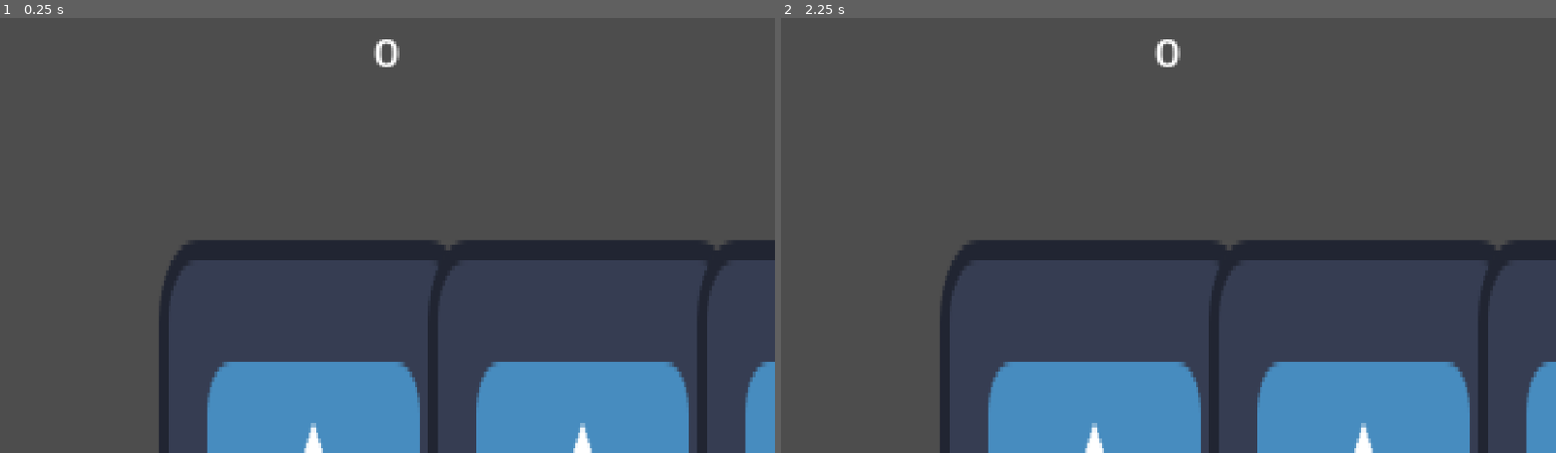
Above: before the commit, frames 1-2 (left to right).
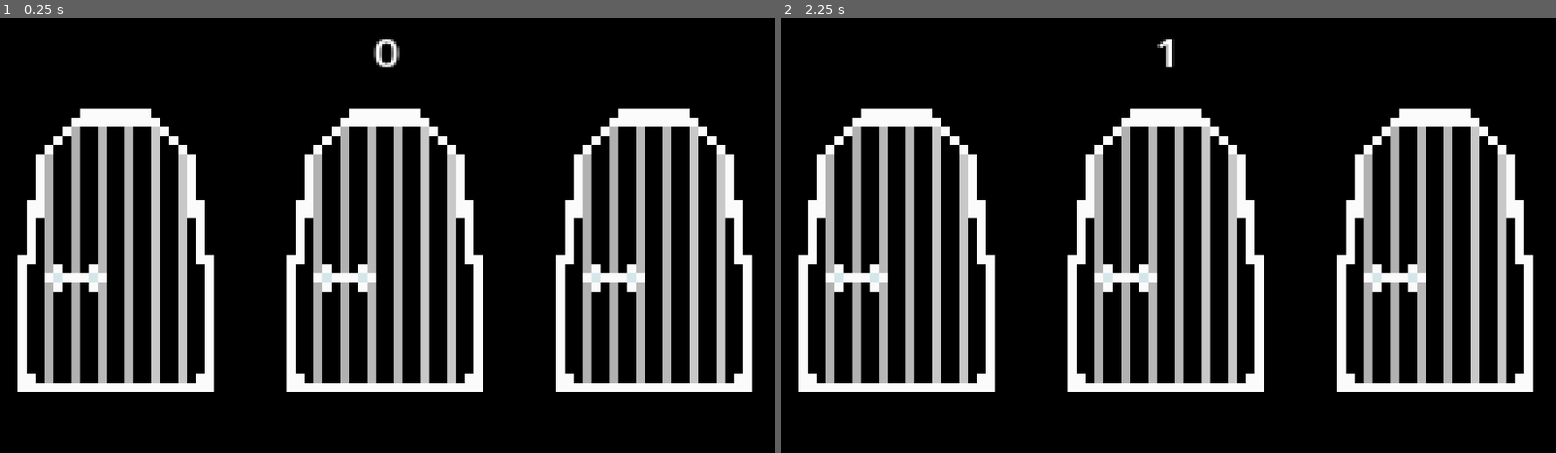
Above: after the commit, the same moments.

Repository: PayWga/Monty-Hall-Roulette
Game: Godot game, scene res://Scenes/MainScene.tscn
The game is run twice, just before and just after one commit, with the same random seed, the same clock (stepped at 60 frames per second) and the same inputs. The engine's default icon, where the game draws it, is replaced by a stand-in: a white triangle on a blue panel in a dark square.
Inputs (mouse positions are in pixels of both pictures, inside the frame that each line leads up to):
- Up to frame 1 (0.25 s): no input
- Up to frame 2 (2.25 s): click (897, 248) at 0.52 s; click (897, 248) at 1.27 s; click (897, 248) at 2.02 s

The runs differ from the first frame. In frame 1, 100% of the frame differs, in the area x 0-100%, y 0-100%; in frame 2, 100%.

Commit message:
Added basic sprites for background and doors

Diff:
--- a/Scenes/MainScene.tscn
+++ b/Scenes/MainScene.tscn
@@ -1,7 +1,8 @@
-[gd_scene load_steps=3 format=3 uid="uid://dqmd3mgl84yc4"]
+[gd_scene load_steps=4 format=3 uid="uid://dqmd3mgl84yc4"]
 
 [ext_resource type="Script" path="res://Scripts/MainSceneController.gd" id="1_oq0ac"]
 [ext_resource type="PackedScene" uid="uid://pq11lw20aiap" path="res://Scenes/Prefabs/DoorsScene.tscn" id="2_x51yn"]
+[ext_resource type="Texture2D" uid="uid://clfywrja6b4lj" path="res://SpritesPng/Background.png" id="3_uwt6r"]
 
 [node name="Node2D" type="Node2D"]
 
@@ -10,6 +11,15 @@
 scale = Vector2(3.39669, 2.45743)
 
 [node name="UI" type="GridContainer" parent="."]
+anchors_preset = 15
+anchor_right = 1.0
+anchor_bottom = 1.0
+offset_left = -3.0
+offset_top = -23.0
+offset_right = -3.0
+offset_bottom = -23.0
+grow_horizontal = 2
+grow_vertical = 2
 script = ExtResource("1_oq0ac")
 
 [node name="DoorsContainer" parent="UI" instance=ExtResource("2_x51yn")]
@@ -25,3 +35,13 @@
 scale = Vector2(4.28543, 3.44752)
 size_flags_horizontal = 4
 text = "0"
+
+[node name="Background" type="TextureRect" parent="."]
+z_index = -1
+custom_minimum_size = Vector2(1500, 1500)
+offset_left = -757.0
+offset_top = -656.0
+offset_right = 743.0
+offset_bottom = 844.0
+mouse_filter = 2
+texture = ExtResource("3_uwt6r")
--- a/Scenes/Prefabs/Ability.tscn
+++ b/Scenes/Prefabs/Ability.tscn
@@ -16,6 +16,7 @@
 
 [node name="AbilityComponent" parent="." instance=ExtResource("1_cuqbw")]
 layout_mode = 1
+mouse_filter = 2
 
 [node name="AbilityTexture" type="TextureButton" parent="."]
 layout_mode = 0
--- a/Scenes/Prefabs/Door.tscn
+++ b/Scenes/Prefabs/Door.tscn
@@ -1,36 +1,39 @@
 [gd_scene load_steps=6 format=3 uid="uid://b4eiypvj6p2xs"]
 
-[ext_resource type="Texture2D" uid="uid://bie2xryfwirhi" path="res://icon.svg" id="1_3h44r"]
+[ext_resource type="Texture2D" uid="uid://crkbkjv0qo3ji" path="res://SpritesPng/DoorSprite.png" id="2_d7huc"]
 [ext_resource type="Script" path="res://Scripts/DoorBehaviour.gd" id="2_o3vbe"]
 [ext_resource type="PackedScene" uid="uid://cd5ll5yq3u4rj" path="res://Scenes/Components/DoorComponent.tscn" id="3_4ysve"]
 [ext_resource type="Script" path="res://Scripts/DoorPressed.gd" id="3_8p46a"]
 [ext_resource type="PackedScene" uid="uid://bnbculhnhddg0" path="res://Scenes/Components/DoorPeekComponent.tscn" id="4_11kur"]
 
 [node name="Door" type="Control"]
+custom_minimum_size = Vector2(256, 256)
 layout_mode = 3
 anchors_preset = 0
-offset_left = -438.0
-offset_top = -699.0
-offset_right = -310.0
-offset_bottom = -571.0
-scale = Vector2(2.14774, 3.21916)
+offset_right = 256.0
+offset_bottom = 256.0
+scale = Vector2(1.13046, 1.74163)
+mouse_filter = 2
 script = ExtResource("2_o3vbe")
 
 [node name="DoorTexture" type="TextureButton" parent="."]
+custom_minimum_size = Vector2(22, 31)
 layout_mode = 0
-offset_left = 97.7772
-offset_top = 57.779
-offset_right = 225.777
-offset_bottom = 185.779
-scale = Vector2(1.66962, 2.34852)
-texture_normal = ExtResource("1_3h44r")
+offset_left = 3.25923
+offset_top = 7.766
+offset_right = 25.2592
+offset_bottom = 38.766
+scale = Vector2(11.7083, 7.82534)
+texture_normal = ExtResource("2_d7huc")
 script = ExtResource("3_8p46a")
 
 [node name="DoorComponent" parent="." instance=ExtResource("3_4ysve")]
 unique_name_in_owner = true
 layout_mode = 1
+mouse_filter = 2
 
 [node name="DoorPeekComponent" parent="." instance=ExtResource("4_11kur")]
 layout_mode = 1
+mouse_filter = 2
 
 [connection signal="pressed" from="DoorTexture" to="DoorTexture" method="_on_pressed"]
--- a/Scenes/Prefabs/DoorsScene.tscn
+++ b/Scenes/Prefabs/DoorsScene.tscn
@@ -3,4 +3,6 @@
 [ext_resource type="Script" path="res://Scripts/SpawnDoors.gd" id="1_bhj2i"]
 
 [node name="DoorsContainer" type="Container"]
+layout_direction = 2
+size_flags_horizontal = 4
 script = ExtResource("1_bhj2i")
Binary file added: SpritesAse/Background.aseprite
Binary file added: SpritesAse/DoorSprite.aseprite
Binary file added: SpritesAse/SpritesSketches.ase
Binary file added: SpritesPng/Background.png
Not shown, added: SpritesPng/Background.png.import
Binary file added: SpritesPng/DoorSprite.png
Not shown, added: SpritesPng/DoorSprite.png.import
